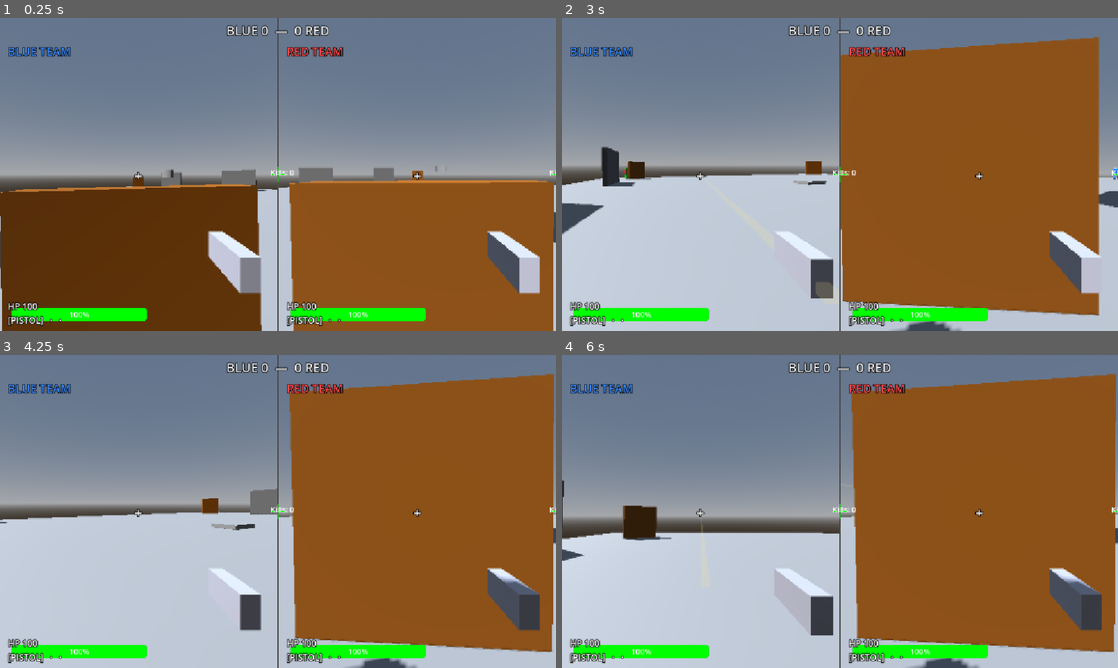
Above: before the commit, frames 1-4 (two rows, left to right).
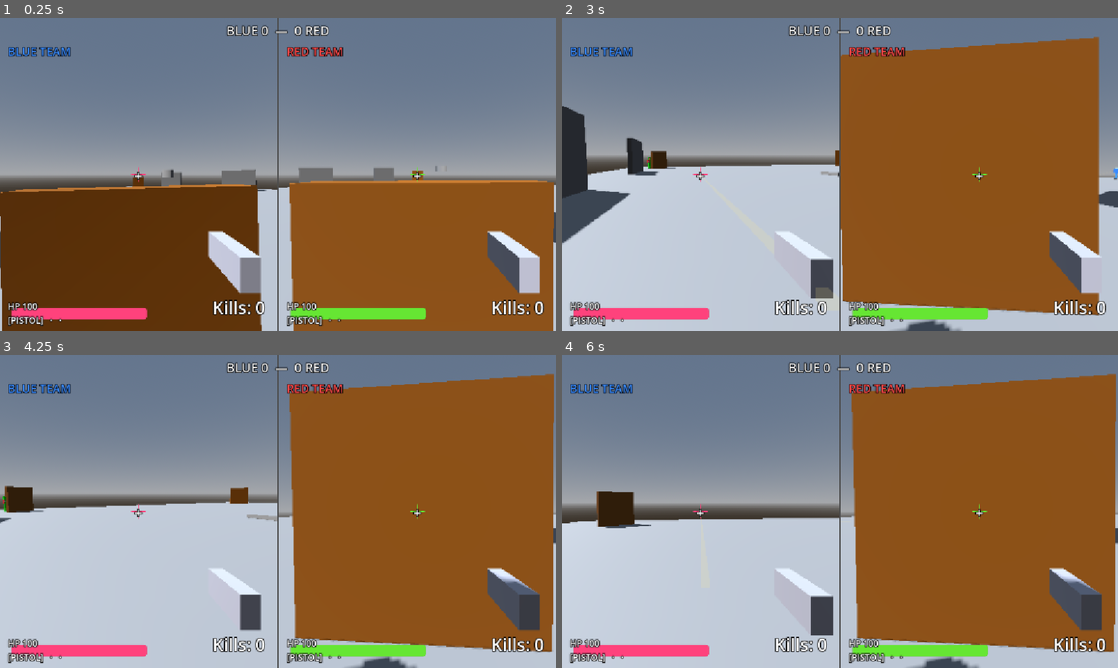
Above: after the commit, the same moments.

Repository: Ryan-M-Smith/SkillIssue
Game: Godot game, scene res://modes/duo_sandbox.tscn
The game is run twice, just before and just after one commit, with the same random seed, the same clock (stepped at 60 frames per second) and the same inputs. This scene is started directly instead of the project's main scene.
Inputs (mouse positions are in pixels of both pictures, inside the frame that each line leads up to):
- Up to frame 1 (0.25 s): no input
- Up to frame 2 (3 s): tap Enter (ui_accept) at 0.5, 0.77, 1.52 s; move the mouse to (962, 158) at 0.52 s; hold D (ui_right) 0.53-1.28 s; tap Ctrl at 0.6 s; click (962, 158) at 0.67 s; move the mouse to (812, 174) at 1.27 s; hold W (ui_up) from 1.28 s (still down); tap Space at 1.35 s; click (812, 174) at 1.42 s; move the mouse to (851, 168) at 2.02 s; tap 1 at 2.1 s; click (851, 168) at 2.17 s; move the mouse to (834, 180) at 2.77 s; tap L at 2.85 s; click (834, 180) at 2.92 s
- Up to frame 3 (4.25 s): keep holding W (ui_up); tap Enter (ui_accept) at 3.02, 3.77 s; move the mouse to (316, 514) at 3.52 s; tap J at 3.6 s; click (316, 514) at 3.67 s
- Up to frame 4 (6 s): move the mouse to (795, 508) at 4.27 s; tap I at 4.35 s; click (795, 508) at 4.42 s; tap Enter (ui_accept) at 4.52 s; move the mouse to (845, 511) at 5.02 s; tap K at 5.1 s; click (845, 511) at 5.17 s; move the mouse to (817, 505) at 5.77 s; release W (ui_up) at 5.78 s; hold D (ui_right) from 5.78 s (still down); tap N at 5.85 s; click (817, 505) at 5.92 s

The runs differ from the first frame. In frame 1, 2.6% of the frame differs, in the area x 2-100%, y 47-97%; in frame 2, 7.8%, in the area x 0-100%, y 28-97%; in frame 3, 6.2%; in frame 4, 7.6%.

Commit message:
Anchor values for HUD elements relative to split screens

Diff:
--- a/apps/game/main.tscn
+++ b/apps/game/main.tscn
@@ -62,10 +62,13 @@
 [node name="TeamAHud" parent="HUD/TeamHuds" unique_id=1140202963 instance=ExtResource("3_h2yge")]
 layout_mode = 2
 size_flags_horizontal = 3
+team_color = Color(0.9987584, 0.25847447, 0.48737574, 1)
 
 [node name="TeamBHud" parent="HUD/TeamHuds" unique_id=331556203 instance=ExtResource("3_h2yge")]
 layout_mode = 2
 size_flags_horizontal = 3
+team = 1
+team_color = Color(0.40220565, 0.9023378, 0.19864151, 1)
 
 [node name="MatchInfo" type="Control" parent="HUD" unique_id=1260178751]
 layout_mode = 3
--- a/apps/game/team_hud.tscn
+++ b/apps/game/team_hud.tscn
@@ -16,28 +16,54 @@
 [node name="Crosshair" type="Control" parent="." unique_id=550802302]
 unique_name_in_owner = true
 custom_minimum_size = Vector2(32, 32)
-anchors_preset = 0
-offset_left = 560.0
-offset_top = 308.0
-offset_right = 592.0
-offset_bottom = 340.0
+layout_mode = 1
+anchors_preset = 8
+anchor_left = 0.5
+anchor_top = 0.5
+anchor_right = 0.5
+anchor_bottom = 0.5
+offset_left = -16.0
+offset_top = -16.0
+offset_right = 16.0
+offset_bottom = 16.0
+grow_horizontal = 2
+grow_vertical = 2
+mouse_filter = 2
 script = ExtResource("1_hlm1q")
 
 [node name="HealthBar" type="ProgressBar" parent="." unique_id=1323195186]
 unique_name_in_owner = true
-layout_mode = 0
+custom_minimum_size = Vector2(280, 24)
+layout_mode = 1
+anchors_preset = -1
+anchor_top = 1.0
+anchor_bottom = 1.0
 offset_left = 24.0
-offset_top = 600.0
+offset_top = -48.0
 offset_right = 304.0
-offset_bottom = 627.0
+offset_bottom = -24.0
+grow_vertical = 0
+mouse_filter = 2
 value = 100.0
-metadata/_edit_use_anchors_ = true
+show_percentage = false
 
 [node name="KillCounter" type="Label" parent="." unique_id=539755368]
 unique_name_in_owner = true
-layout_mode = 0
-offset_left = 560.0
-offset_top = 308.0
-offset_right = 600.0
-offset_bottom = 331.0
-text = "				Kills: 0"
+layout_mode = 1
+anchors_preset = -1
+anchor_left = 1.0
+anchor_top = 1.0
+anchor_right = 1.0
+anchor_bottom = 1.0
+offset_left = -224.0
+offset_top = -84.0
+offset_right = -24.0
+offset_bottom = -24.0
+grow_horizontal = 0
+grow_vertical = 0
+theme_override_colors/font_outline_color = Color(0, 0, 0, 1)
+theme_override_constants/outline_size = 6
+theme_override_font_sizes/font_size = 36
+text = "Kills: 0"
+horizontal_alignment = 2
+vertical_alignment = 2
